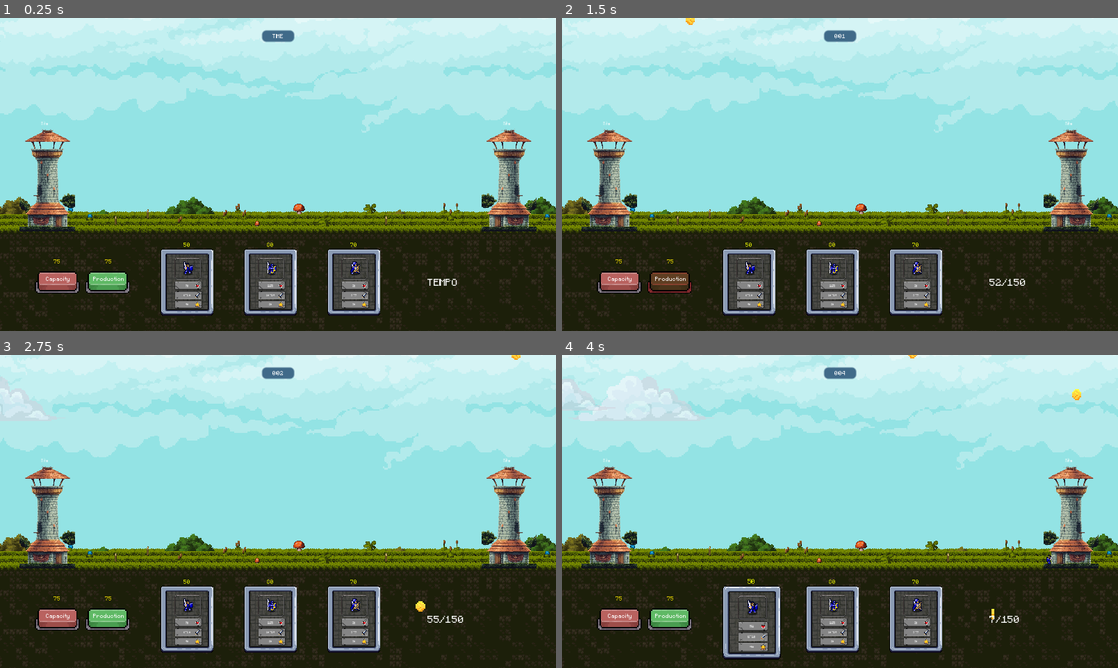
Above: before the commit, frames 1-4 (two rows, left to right).
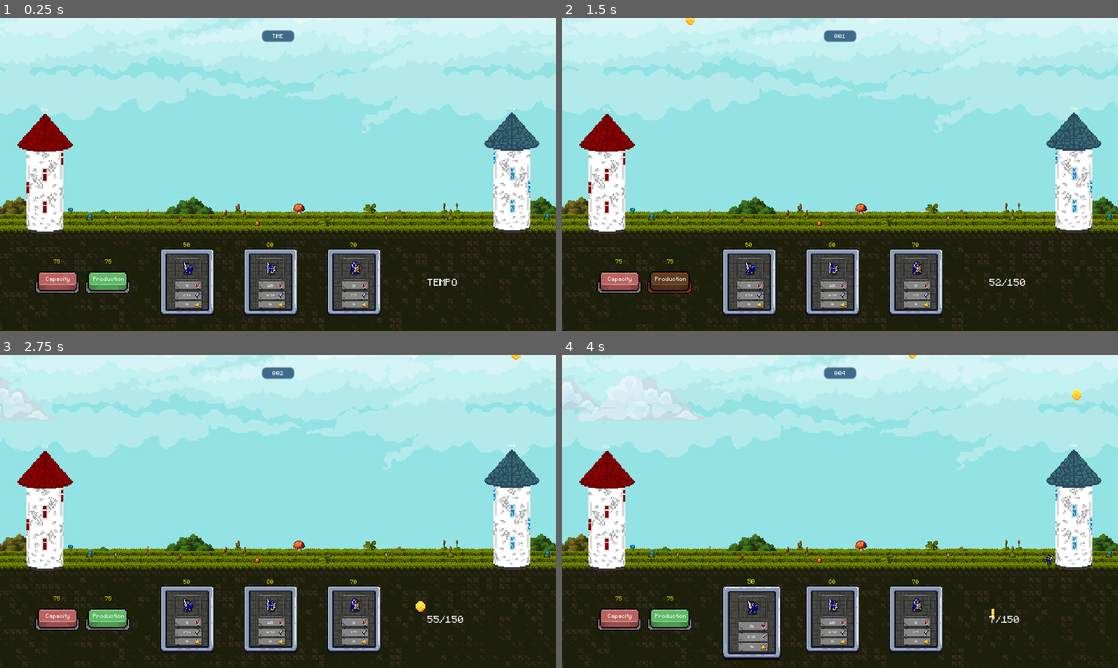
Above: after the commit, the same moments.

Repository: StefanoGavatta/StoriaMiniGioco
Game: Godot game, scene res://World/world.tscn
Same seed, same stepped clock (60 frames per second), same inputs: the game is played once before the commit and once after it.
Inputs (mouse positions are in pixels of both pictures, inside the frame that each line leads up to):
- Up to frame 1 (0.25 s): no input
- Up to frame 2 (1.5 s): click "75" at 0.5 s; click "75" at 1.25 s
- Up to frame 3 (2.75 s): click (127, 373) at 2 s
- Up to frame 4 (4 s): click (751, 621) at 2.77 s; click (751, 621) at 3.52 s

The runs differ from the first frame. In frame 1, 5.2% of the frame differs, in the area x 3-97%, y 28-69%; in frame 2, 5.2%; in frame 3, 5.2%; in frame 4, 5.2%.

Commit message:
aggiunto DataCollector e Encrypter

Diff:
--- a/Giocatore/gestore_giocatore.gd
+++ b/Giocatore/gestore_giocatore.gd
@@ -22,6 +22,9 @@
 func aggiornaValore():
 	$"../UI/Label".text = str(valuta) + "/" + str(capacity)
 
+	#Data : calcola il numero maggiore di valute raggiunto
+	if valuta > $"../Data".valuta_massima_raggiunta:
+		$"../Data".valuta_massima_raggiunta = valuta
 
 func ControllaTruppa(card:Card)->bool:
 	if card.costo < valuta:
@@ -54,6 +57,10 @@
 
 	get_parent().add_child(istanzaSpada)
 
+	#Data : prende il numero di truppe
+	$"../Data".truppe_posizionate += 1
+	#Data : prende le spese totali
+	$"../Data".valuta_spesa += card.costo
 func upgrade_capacity():
 	capacity += 50
 	aggiornaValore()
--- /dev/null
+++ b/RaccoltaDati/criptatore.gd
@@ -0,0 +1,86 @@
+extends Node
+
+const ENCRYPTION_KEY = "RotoloneBizoj84"
+
+# Funzione per codificare in Base64
+func encode_base64(input: String) -> String:
+	return Marshalls.raw_to_base64(input.to_utf8_buffer())
+
+# Funzione per decodificare da Base64
+func decode_base64(input: String) -> String:
+	return Marshalls.base64_to_raw(input).get_string_from_utf8()
+
+func encrypt_file(input_path: String, output_path: String) -> void:
+	print("Inizio cifratura...")
+
+	var file = FileAccess.open(input_path, FileAccess.READ)
+	if not file:
+		print("Errore lettura file: ", FileAccess.get_open_error())
+		return
+
+	var content = file.get_as_text()
+	file.close()
+
+	# Prima cifra il contenuto
+	var encrypted = ""
+	var key_length = ENCRYPTION_KEY.length()
+
+	for i in range(content.length()):
+		var char_num = content.unicode_at(i)
+		var key_char = ENCRYPTION_KEY.unicode_at(i % key_length)
+		encrypted += char((char_num + key_char) % 65536)  # Usa modulo per mantenersi nel range Unicode
+
+	# Poi codifica in Base64 per sicurezza nella scrittura
+	var encoded = encode_base64(encrypted)
+
+	var dir = OS.get_user_data_dir()
+	var output_file = FileAccess.open(output_path, FileAccess.WRITE)
+	if not output_file:
+		print("Errore scrittura file: ", FileAccess.get_open_error())
+		return
+
+	output_file.store_string(encoded)
+	output_file.close()
+	print("File cifrato salvato in: ", output_path)
+
+func decrypt_file(input_path: String, output_path: String) -> void:
+	print("Inizio decifratura...")
+
+	var file = FileAccess.open(input_path, FileAccess.READ)
+	if not file:
+		print("Errore lettura file: ", FileAccess.get_open_error())
+		return
+
+	var encoded_content = file.get_as_text()
+	file.close()
+
+	# Prima decodifica da Base64
+	var encrypted = decode_base64(encoded_content)
+
+	# Poi decifra il contenuto
+	var decrypted = ""
+	var key_length = ENCRYPTION_KEY.length()
+
+	for i in range(encrypted.length()):
+		var char_num = encrypted.unicode_at(i)
+		var key_char = ENCRYPTION_KEY.unicode_at(i % key_length)
+		var dec_char = (char_num - key_char + 65536) % 65536  # Aggiunge 65536 per gestire i numeri negativi
+		decrypted += char(dec_char)
+
+	var output_file = FileAccess.open(output_path, FileAccess.WRITE)
+	if not output_file:
+		print("Errore scrittura file: ", FileAccess.get_open_error())
+		return
+
+	output_file.store_string(decrypted)
+	output_file.close()
+	print("File decifrato salvato in: ", output_path)
+
+# Test nel _ready
+func cripta():
+	var test_file = "res://RaccoltaDati/dati.txt"
+	var encrypted_file = "res://RaccoltaDati/encrypted.txt"
+	var decrypted_file = "res://RaccoltaDati/decrypted.txt"
+
+	encrypt_file(test_file, encrypted_file)
+	decrypt_file(encrypted_file, decrypted_file)
--- /dev/null
+++ b/RaccoltaDati/data.gd
@@ -0,0 +1,40 @@
+extends Node
+
+var truppe_posizionate:int = 0
+var monete_raccolte:int = 0
+var monete_cadute:int = 0
+var valuta_spesa:int = 0
+var valuta_massima_raggiunta:int = 0
+
+
+func write_to_file(content:String):
+
+	var file = FileAccess.open("res://RaccoltaDati/dati.txt", FileAccess.READ_WRITE)
+	if file:
+		file.seek_end()
+		file.store_string(content)
+
+func componi():
+	write_to_file("-------------------------\n")
+	write_to_file("tempo: "+str($"../LanPartyNode/Tempo".text)+"\n")
+
+	if get_parent().has_node("$../Torri/Torre2"):
+		write_to_file("vittoria: Alleato"+"\n")
+	else:
+		write_to_file("vittoria: Nemico"+"\n")
+
+	write_to_file("truppe totali posizionate dal giocatore: "+str(truppe_posizionate)+"\n")
+	write_to_file("truppe totali posizionate dal nemico: "+str(int($"../LanPartyNode/Tempo".text)/7)+"\n")
+
+	write_to_file("stato potenziamento Production: "+str((
+		$"../UI/Miglioramenti".next_upgrade_production-75)/50)+"\n")
+	write_to_file("stato potenziamento Capacity: "+str((
+		$"../UI/Miglioramenti".next_upgrade_capacity-75)/50)+"\n")
+
+	write_to_file("monete_cadute: "+str(monete_cadute)+"\n")
+	write_to_file("monete_raccolte: "+str(monete_raccolte)+"\n")
+
+	write_to_file("valuta spesa: "+str(valuta_spesa)+"\n")
+	write_to_file("valuta massima raggiunta: "+str(valuta_massima_raggiunta)+"\n")
+	write_to_file("-------------------------"+"\n")
+	$criptatore.cripta()
--- a/UI/miglioramenti.gd
+++ b/UI/miglioramenti.gd
@@ -15,16 +15,24 @@
 		$CapacityButton.play("default")
 		gestore_giocatore.valuta -= next_upgrade_capacity
 		gestore_giocatore.upgrade_capacity()
+
+		#Data : calcola la valuta totale spesa
+		$"../../Data".valuta_spesa += next_upgrade_capacity
+
 		next_upgrade_capacity += 50
 		aggiorna_labels()
 	else:
 		$AnimationPlayer.play("CapacityFondiIns")
+
 func _on_production_pressed() -> void:
 	if gestore_giocatore.valuta >= next_upgrade_production:
 		$UpgradeButton.play("default")
 		if $"../../GestoreGiocatore/ValutaTimer".wait_time >= 0.2:
 			gestore_giocatore.valuta -= next_upgrade_production
 			gestore_giocatore.upgrade_production()
+
+			#Data : calcola la valuta totale spesa
+			$"../../Data".valuta_spesa += next_upgrade_production
 
 			next_upgrade_production += 50
 			aggiorna_labels()
--- a/World/world.tscn
+++ b/World/world.tscn
@@ -12,6 +12,8 @@
 [ext_resource type="Script" path="res://UI/miglioramenti.gd" id="10_vk5v5"]
 [ext_resource type="Texture2D" uid="uid://cqrkx5cbx1j17" path="res://CardAssets/PBP-V2.png" id="11_k6dol"]
 [ext_resource type="Script" path="res://LanPartyReq/lan_party_node.gd" id="12_bx3a8"]
+[ext_resource type="Script" path="res://RaccoltaDati/data.gd" id="13_0vk8h"]
+[ext_resource type="Script" path="res://RaccoltaDati/criptatore.gd" id="14_q65r8"]
 
 [sub_resource type="WorldBoundaryShape2D" id="WorldBoundaryShape2D_l0w4d"]
 distance = 173.0
@@ -2119,13 +2121,13 @@
 
 [node name="Torre3" parent="Torri" groups=["Nemico"] instance=ExtResource("2_wah31")]
 z_index = 4
-position = Vector2(154, 566)
+position = Vector2(149, 571)
 scale = Vector2(1.35, 1.35)
 collision_layer = 129
 
 [node name="Torre2" parent="Torri" groups=["Alleato"] instance=ExtResource("2_wah31")]
 z_index = 4
-position = Vector2(1749, 566)
+position = Vector2(1761, 567)
 scale = Vector2(1.35, 1.35)
 collision_layer = 65
 
@@ -2367,6 +2369,12 @@
 [node name="Timer" type="Timer" parent="LanPartyNode/Tempo"]
 autostart = true
 
+[node name="Data" type="Node" parent="."]
+script = ExtResource("13_0vk8h")
+
+[node name="criptatore" type="Node" parent="Data"]
+script = ExtResource("14_q65r8")
+
 [connection signal="timeout" from="Background/Timer" to="Background" method="crea_nuvola"]
 [connection signal="timeout" from="GestoreGiocatore/ValutaTimer" to="GestoreGiocatore" method="_on_valuta_timer_timeout"]
 [connection signal="timeout" from="GestoreNemici/Timer" to="GestoreNemici" method="_on_timer_timeout"]
--- a/monete/coin.gd
+++ b/monete/coin.gd
@@ -26,3 +26,6 @@
 	$Button.queue_free()
 	speed = 2500
 	moneta_raccolta = true
+
+	#Data : indica le monete raccolte
+	get_parent().get_node("Data").monete_raccolte+=1
--- a/monete/generatore_monete.gd
+++ b/monete/generatore_monete.gd
@@ -7,3 +7,6 @@
 	var coin = moneta.instantiate()
 	coin.position = Vector2(randi_range(12,1900),-17)
 	get_parent().add_child(coin)
+
+	#Data : indica quante monete sono state generate
+	$"../Data".monete_cadute += 1
--- a/torri/torre.gd
+++ b/torri/torre.gd
@@ -1,12 +1,18 @@
 @icon("res://IconGodotNode/node/icon_map.png")
 extends StaticBody2D
 
-var vita: int = 1
+const torre_alleata = preload("res://torri/torreAlleata.png")
+const torre_nemica = preload("res://torri/torreNemica.png")
+
+var vita: int = 500
 var danno: int
 
 func _ready() -> void:
 	if is_in_group("Nemico"):
 		$Sprite2D.flip_h = true
+		$Sprite2D.texture = torre_nemica
+	else:
+		$Sprite2D.texture = torre_alleata
 
 func prendiDanno(danno:int):
 	vita -= danno
@@ -15,7 +21,11 @@
 		esplodi()
 
 func esplodi():
-	get_tree().paused = true
+	get_tree().reload_current_scene()
+
+	#Data : chiama la funzione per compilare il txt
+	$"../../Data".componi()
+
 	queue_free()
 
 func aggiornaVita():
--- a/torri/torre.tscn
+++ b/torri/torre.tscn
@@ -1,7 +1,7 @@
 [gd_scene load_steps=4 format=3 uid="uid://dn1viqrgtvoa0"]
 
 [ext_resource type="Script" path="res://torri/torre.gd" id="1_1h6gk"]
-[ext_resource type="Texture2D" uid="uid://c7tlfmto5i3ql" path="res://torri/download-removebg-preview.png" id="2_gj2kt"]
+[ext_resource type="Texture2D" uid="uid://b1gx17kvdre26" path="res://torri/torreAlleata.png" id="2_eoswh"]
 
 [sub_resource type="RectangleShape2D" id="RectangleShape2D_4q6hr"]
 size = Vector2(113, 254)
@@ -10,18 +10,18 @@
 script = ExtResource("1_1h6gk")
 
 [node name="Sprite2D" type="Sprite2D" parent="."]
-position = Vector2(7, -7)
-scale = Vector2(0.388315, 0.388315)
-texture = ExtResource("2_gj2kt")
+position = Vector2(5, -13)
+scale = Vector2(2.95125, 2.95124)
+texture = ExtResource("2_eoswh")
 
 [node name="CollisionShape2D" type="CollisionShape2D" parent="."]
 position = Vector2(6.5, 1)
 shape = SubResource("RectangleShape2D_4q6hr")
 
 [node name="vita" type="Label" parent="."]
-offset_left = -20.0
-offset_top = -157.0
-offset_right = 20.0
-offset_bottom = -143.0
+offset_left = -16.0
+offset_top = -196.0
+offset_right = 24.0
+offset_bottom = -182.0
 text = "Vita"
 horizontal_alignment = 1
Not shown, added: RaccoltaDati/dati.txt
Not shown, added: RaccoltaDati/decrypted.txt
Not shown, added: RaccoltaDati/encrypted.txt
Not shown: 1 places in World/world.tscn that only renumber resources
Not shown, added: decrypted.txt
Not shown, added: encrypted.txt
Binary file added: torri/torreAlleata.png
Not shown, added: torri/torreAlleata.png.import
Binary file added: torri/torreNemica.aseprite
Binary file added: torri/torreNemica.png
Not shown, added: torri/torreNemica.png.import
